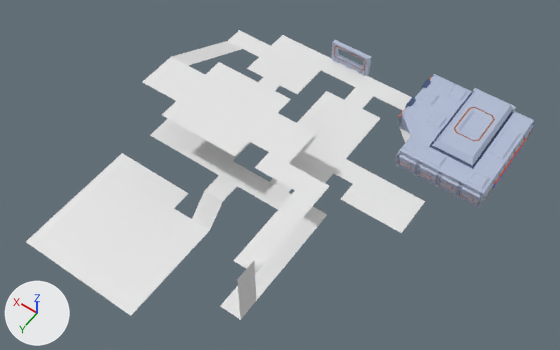
The FBX model game/assets/models/interiorSolid.fbx as it was, and as the next commit left it.
One viewpoint serves both versions: a 50 mm lens placed at (-4.3, 25.45, 27.73), pointed at (7.52, 8.89, 1.72). Lighting does not change. The marker at lower left points along +X, +Y and +Z. Where no turn or scale is listed for an object, it has been applied to the vertices.

The older version as bpy lines, for what is in view:
```python
ob_cube_002 = bpy.data.objects.new('Cube.002', me_cube_006)
ob_cube_002.location = (-0.5, 2.5, 1.47)
ob_cube_003 = bpy.data.objects.new('Cube.003', me_cube_006)
ob_cube_003.location = (-0.5, 3.5, 1.47)
ob_cube_009 = bpy.data.objects.new('Cube.009', me_cube_011)
ob_cube_009.location = (9.09, 0.53, 1.48)
ob_cube_010 = bpy.data.objects.new('Cube.010', me_cube)
ob_cube_010.location = (0.5, 0.5, 2.5)
ob_cube_011 = bpy.data.objects.new('Cube.011', me_cube_003)
ob_cube_011.location = (0.5, 5.5, 1.47)
ob_cube_011.rotation_euler = (0.0, 0.0, -1.571)  # degrees (0, 0, -90)
ob_cube_012 = bpy.data.objects.new('Cube.012', me_cube_003)
ob_cube_012.location = (1.5, 5.5, 1.47)
ob_cube_012.rotation_euler = (0.0, 0.0, -1.571)  # degrees (0, 0, -90)
ob_cube_013 = bpy.data.objects.new('Cube.013', me_cube_003)
ob_cube_013.location = (2.5, 5.5, 1.47)
ob_cube_013.rotation_euler = (0.0, 0.0, -1.571)  # degrees (0, 0, -90)
ob_cube_014 = bpy.data.objects.new('Cube.014', me_cube_003)
ob_cube_014.location = (3.5, 5.5, 1.47)
ob_cube_014.rotation_euler = (0.0, 0.0, -1.571)  # degrees (0, 0, -90)
ob_shape = bpy.data.objects.new('Shape', me_cube_005)
ob_shape.location = (0.5, 0.5, 0.5)
```
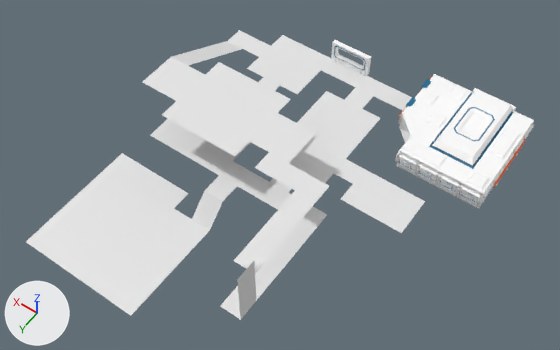
Location of each change, (x1, y1, x2, y2) in pixels of the pictures (560 x 350 px):
'Cube.010', surface changed
    both: (399, 74, 534, 194)
'Cube.009', surface changed (grey to white)
    both: (331, 40, 371, 76)
'Cube.012', surface changed
    both: (438, 171, 463, 196)
'Cube.011', surface changed
    both: (457, 182, 485, 208)
'Cube.013', surface changed
    both: (417, 160, 441, 187)
'Cube.014', surface changed
    both: (396, 149, 420, 176)
'Cube.003', surface changed
    both: (492, 162, 506, 189)
'Cube.004', surface changed
    both: (477, 178, 494, 208)
'Cube.002', surface changed
    both: (503, 147, 516, 173)
'Cube.001', surface changed
    both: (513, 133, 526, 158)
'Cube.016', surface changed
    both: (399, 112, 414, 138)
'Cube.000', surface changed
    both: (523, 120, 534, 139)
'Cube.008', surface changed
    both: (472, 88, 516, 111)
'Cube.018', surface changed
    both: (399, 106, 407, 128)
'Cube.015', surface changed
    both: (396, 137, 412, 167)

The change, as a list of edits to the scene's bpy script:
```text
Add img_white_png:
    img_white_png = load_image('white.png', '../textures/white.png', 16, 16, 'sRGB')
Change mat_wall:
    remove mat_wall.base_color = (0.447, 0.508, 0.662)  # blue #b2bdd5
    add mat_wall.texture = img_white_png
```
